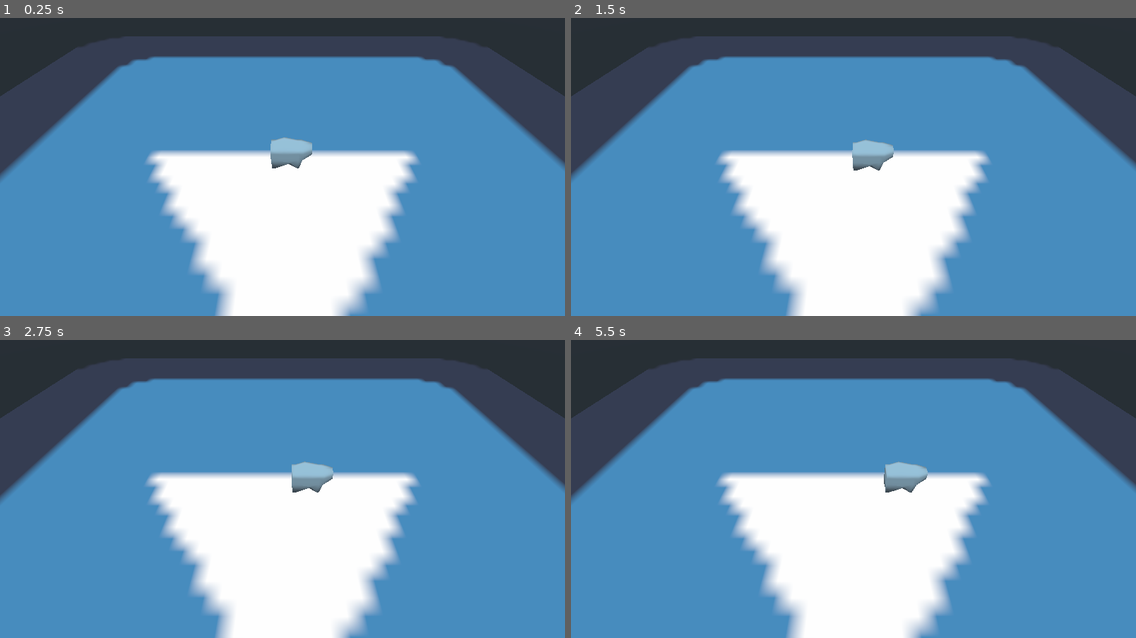
Above: before the commit, frames 1-4 (two rows, left to right).
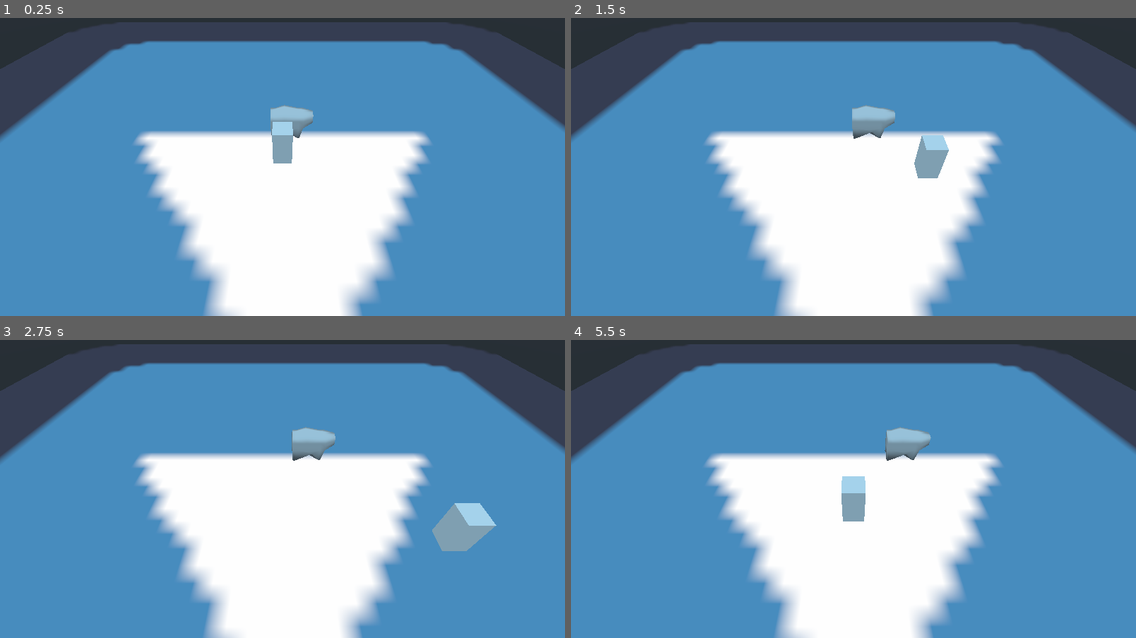
Above: after the commit, the same moments.

Repository: TheHyperMagi/Shepherd
Game: Godot game, scene res://Field.tscn
Same seed, same stepped clock (60 frames per second), same inputs: the game is played once before the commit and once after it. The engine's default icon, where the game draws it, is replaced by a stand-in: a white triangle on a blue panel in a dark square.
Inputs:
- Up to frame 1 (0.25 s): no input
- Up to frame 2 (1.5 s): hold D (move_right, bound only after the commit) 0.53-1.28 s; hold S (move_backwards, bound only after the commit) from 1.28 s (still down)
- Up to frame 3 (2.75 s): release S (move_backwards, bound only after the commit) at 2.03 s; hold D (move_right, bound only after the commit) from 2.03 s (still down)
- Up to frame 4 (5.5 s): release D (move_right, bound only after the commit) at 2.78 s; hold W (move_forwards, bound only after the commit) 2.78-3.53 s; hold A (move_left, bound only after the commit) 3.53-5.03 s; hold S (move_backwards, bound only after the commit) from 5.03 s (still down)

The runs differ from the first frame. In frame 1, 22% of the frame differs, in the area x 0-100%, y 1-100%; in frame 2, 22%; in frame 3, 23%; in frame 4, 23%.

Commit message:
Added Shepherd, WASD to move

Diff:
--- a/Shepherd/Field.tscn
+++ b/Shepherd/Field.tscn
@@ -1,9 +1,11 @@
-[gd_scene load_steps=8 format=2]
+[gd_scene load_steps=10 format=2]
 
 [ext_resource path="res://sheep.tres" type="ArrayMesh" id=1]
 [ext_resource path="res://icon.png" type="Texture" id=2]
 [ext_resource path="res://Scripts/Sheep.gd" type="Script" id=3]
 [ext_resource path="res://Scripts/Camera.gd" type="Script" id=4]
+[ext_resource path="res://Shepherd.tscn" type="PackedScene" id=5]
+[ext_resource path="res://Shepherd.gd" type="Script" id=6]
 
 [sub_resource type="PhysicsMaterial" id=1]
 
@@ -15,7 +17,7 @@
 [node name="Spatial" type="Spatial"]
 
 [node name="StaticBody" type="StaticBody" parent="."]
-transform = Transform( 20, 0, 0, 0, 1, 0, 0, 0, 20, 0, -3.54156, 0 )
+transform = Transform( 20, 0, 0, 0, 1, 0, 0, 0, 20, 0, 0, 0 )
 physics_material_override = SubResource( 1 )
 
 [node name="CollisionShape" type="CollisionShape" parent="StaticBody"]
@@ -26,7 +28,7 @@
 texture = ExtResource( 2 )
 
 [node name="Sheep" type="KinematicBody" parent="."]
-transform = Transform( -1.62921e-07, 0, -1, 0, 1, 0, 1, 0, -1.62921e-07, 0, 0, 0 )
+transform = Transform( -1.62921e-07, 0, -1, 0, 1, 0, 1, 0, -1.62921e-07, 0, 2, 0 )
 script = ExtResource( 3 )
 
 [node name="sheep" type="MeshInstance" parent="Sheep"]
@@ -40,3 +42,6 @@
 [node name="Camera" type="Camera" parent="."]
 transform = Transform( 1, 0, 0, 0, 0.707107, 0.707107, 0, -0.707107, 0.707107, 0, 20, 20 )
 script = ExtResource( 4 )
+
+[node name="Shepherd" parent="." instance=ExtResource( 5 )]
+script = ExtResource( 6 )
--- /dev/null
+++ b/Shepherd/Shepherd.gd
@@ -0,0 +1,26 @@
+extends KinematicBody
+
+#Movement Variables
+var speed = 10
+var velocity = Vector3()
+
+func _physics_process(delta):
+	velocity.x = 0
+	velocity.z = 0
+	var input = Vector3()
+	if Input.is_action_pressed("move_forwards"):
+		input.z -= 1
+	if Input.is_action_pressed("move_backwards"):
+		input.z += 1
+	if Input.is_action_pressed("move_left"):
+		input.x -= 1
+	if Input.is_action_pressed("move_right"):
+		input.x += 1
+
+	input = input.normalized()
+
+	var direction = (transform.basis.x * input.x + transform.basis.z * input.z)
+	velocity.x = direction.x * speed
+	velocity.z = direction.z * speed
+
+	velocity = move_and_slide(velocity, Vector3.UP)
--- /dev/null
+++ b/Shepherd/Shepherd.tscn
@@ -0,0 +1,18 @@
+[gd_scene load_steps=3 format=2]
+
+[sub_resource type="CubeMesh" id=1]
+size = Vector3( 2, 4, 2 )
+
+[sub_resource type="BoxShape" id=2]
+extents = Vector3( 1.1, 2.2, 1.1 )
+
+[node name="Shepherd" type="KinematicBody"]
+
+[node name="MeshInstance" type="MeshInstance" parent="."]
+transform = Transform( 1, 0, 0, 0, 1, 0, 0, 0, 1, 0, 2, 0 )
+mesh = SubResource( 1 )
+material/0 = null
+
+[node name="CollisionShape" type="CollisionShape" parent="."]
+transform = Transform( 1, 0, 0, 0, 1, 0, 0, 0, 1, 0, 2, 0 )
+shape = SubResource( 2 )
--- a/Shepherd/project.godot
+++ b/Shepherd/project.godot
@@ -19,6 +19,29 @@
 run/main_scene="res://Field.tscn"
 config/icon="res://icon.png"
 
+[input]
+
+move_forwards={
+"deadzone": 0.5,
+"events": [ Object(InputEventKey,"resource_local_to_scene":false,"resource_name":"","device":0,"alt":false,"shift":false,"control":false,"meta":false,"command":false,"pressed":false,"scancode":87,"unicode":0,"echo":false,"script":null)
+ ]
+}
+move_backwards={
+"deadzone": 0.5,
+"events": [ Object(InputEventKey,"resource_local_to_scene":false,"resource_name":"","device":0,"alt":false,"shift":false,"control":false,"meta":false,"command":false,"pressed":false,"scancode":83,"unicode":0,"echo":false,"script":null)
+ ]
+}
+move_left={
+"deadzone": 0.5,
+"events": [ Object(InputEventKey,"resource_local_to_scene":false,"resource_name":"","device":0,"alt":false,"shift":false,"control":false,"meta":false,"command":false,"pressed":false,"scancode":65,"unicode":0,"echo":false,"script":null)
+ ]
+}
+move_right={
+"deadzone": 0.5,
+"events": [ Object(InputEventKey,"resource_local_to_scene":false,"resource_name":"","device":0,"alt":false,"shift":false,"control":false,"meta":false,"command":false,"pressed":false,"scancode":68,"unicode":0,"echo":false,"script":null)
+ ]
+}
+
 [rendering]
 
 environment/default_environment="res://default_env.tres"
